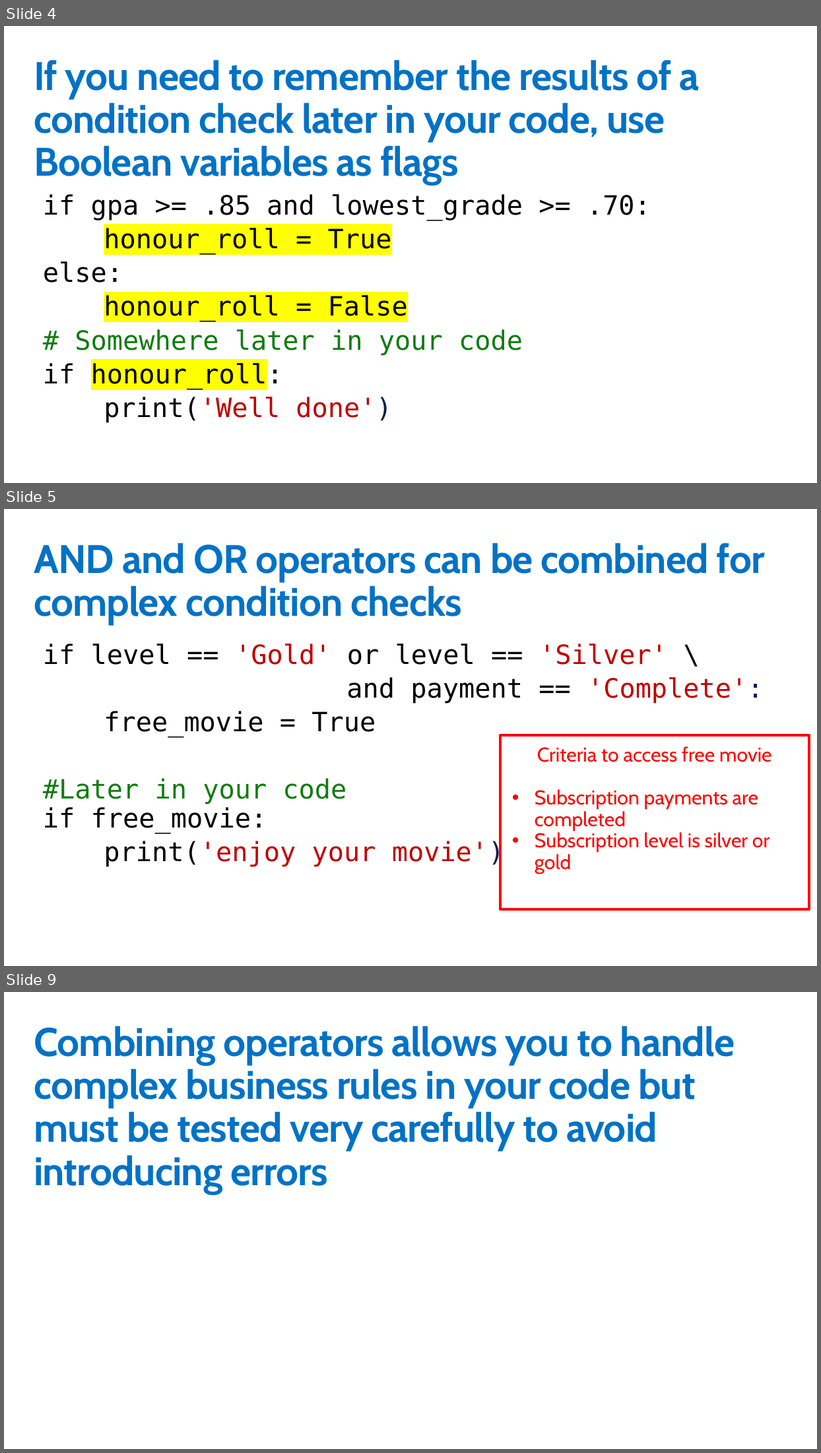
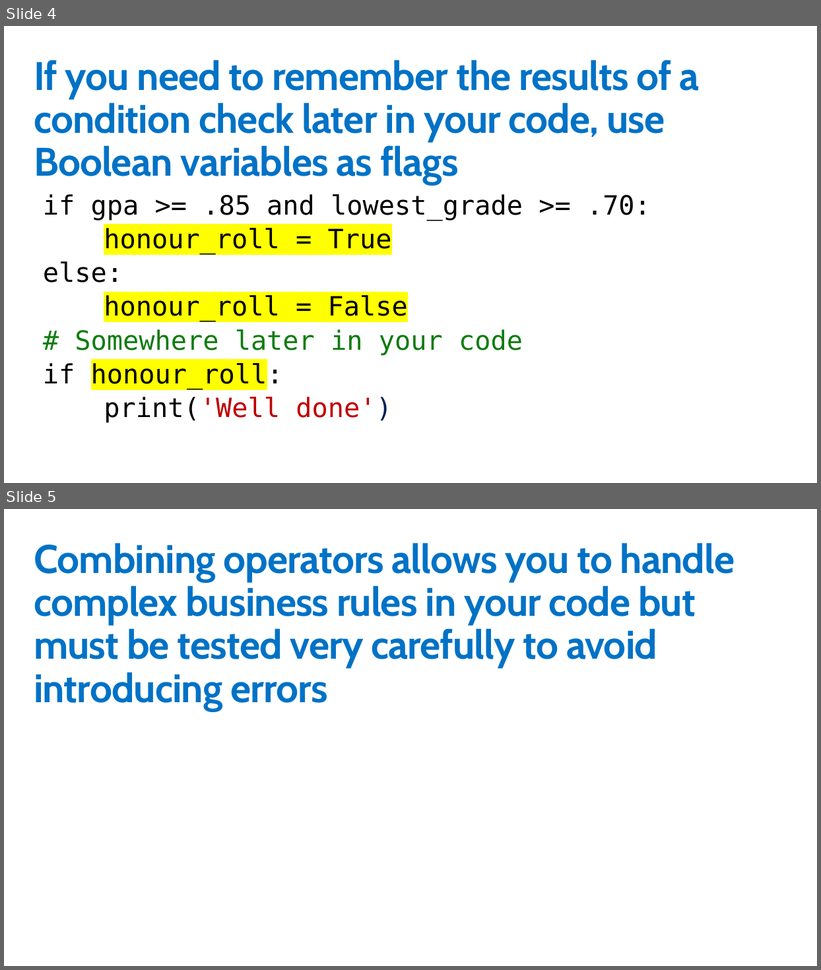
Before and after one commit to GeekTrainer/python-getting-started, a slide deck: Slides/10 - ComplexConditionChecks.pptx. Shown one above the other, each under a label of ours: slides 4, 5 and 9 before the commit, slides 4 and 5 after it; the slides between them are not shown. The pictures are 821x1453 and 821x970 pixels, drawn with LibreOffice and Linux fonts; fonts in the diff are those of the drawing. Boxes give left, top, right and bottom in pixels: in the first picture for what was removed or moved away, otherwise in the second. Text is boxed around its words. In the diff, an @@ line names an element or a change of style, - is before the commit and + after.

```diff
--- a/Slides/10 - ComplexConditionChecks.pptx
+++ b/Slides/10 - ComplexConditionChecks.pptx
@@ slide 5 removed at box(4, 509, 817, 966), background #FFFFFF @@
@@ title removed at box(34, 543, 765, 625) @@
-AND and OR operators can be combined for complex condition checks
@@ text removed at box(43, 644, 764, 867) @@
-if level == 'Gold' or level == 'Silver' \
-and payment == 'Complete':
-free_movie = True
-#Later in your code
-if free_movie:
-print('enjoy your movie')
@@ rectangle removed at box(500, 735, 809, 910) @@
-Criteria to access free movie
-• Subscription payments are completed
-• Subscription level is silver or gold
@@ what was slide 9 is now slide 5 @@
```
Also in this commit, not shown: 3 other slides removed, 19 other files.
